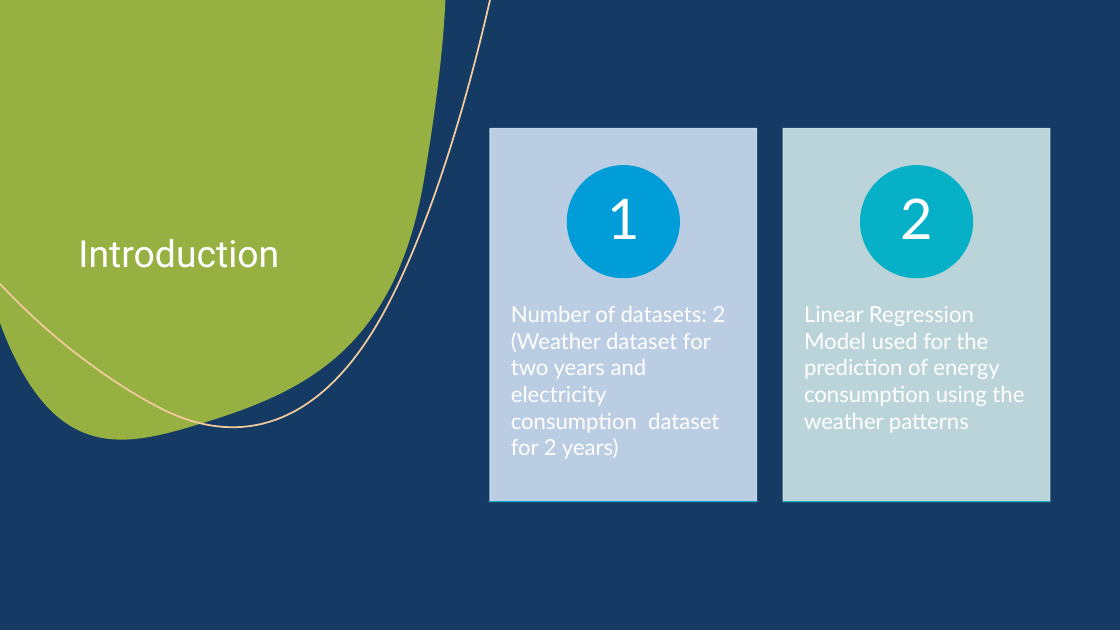
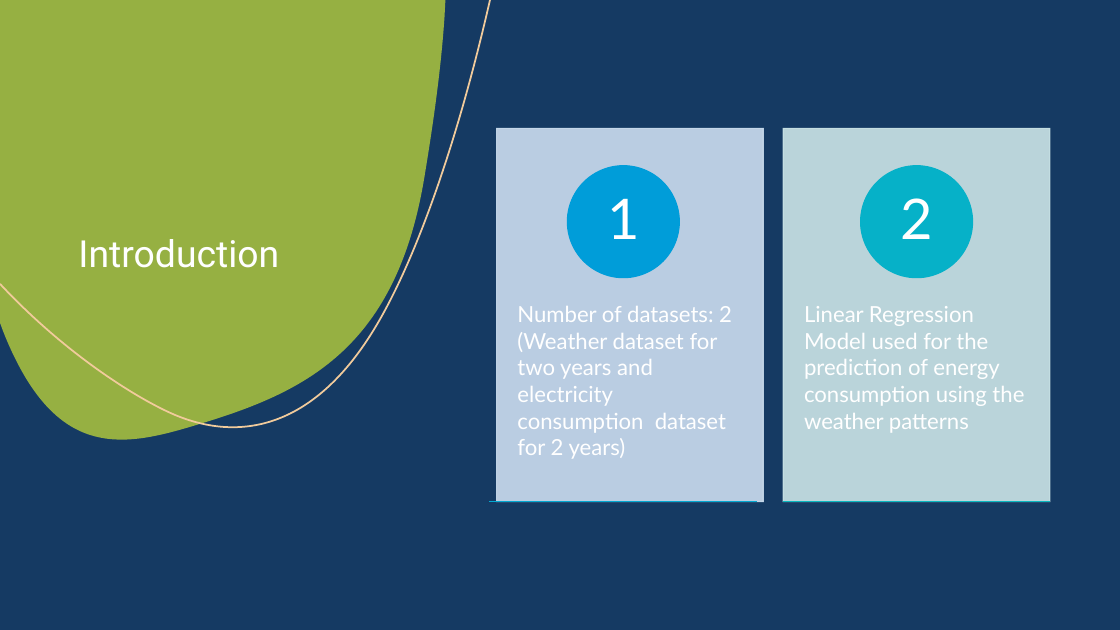
Before and after one commit to singhaniket98/Energy-Consumption-Prediction, a slide deck: slide 2 of presentationCapston.pptx. Drawn at 1120x630 pixels with LibreOffice and Linux fonts; fonts in the diff are those of the drawing. Boxes give left, top, right and bottom in pixels: in the first picture for what was removed or moved away, otherwise in the second. Text is boxed around its words. In the diff, an @@ line names an element or a change of style, - is before the commit and + after.

```diff
--- a/presentationCapston.pptx
+++ b/presentationCapston.pptx
@@ rectangle: place and size @@
-rectangle at box(490, 129, 756, 502)
+rectangle at box(497, 129, 763, 502)
@@ text "Number of datasets: 2 (Weather ...": place and size @@
-text "Number of datasets: 2 (Weather ..." at box(511, 306, 726, 459)
+text "Number of datasets: 2 (Weather ..." at box(517, 306, 732, 459)
```
Also in this commit, not shown: 4 slides added, 3 slides removed, 3 other files.
